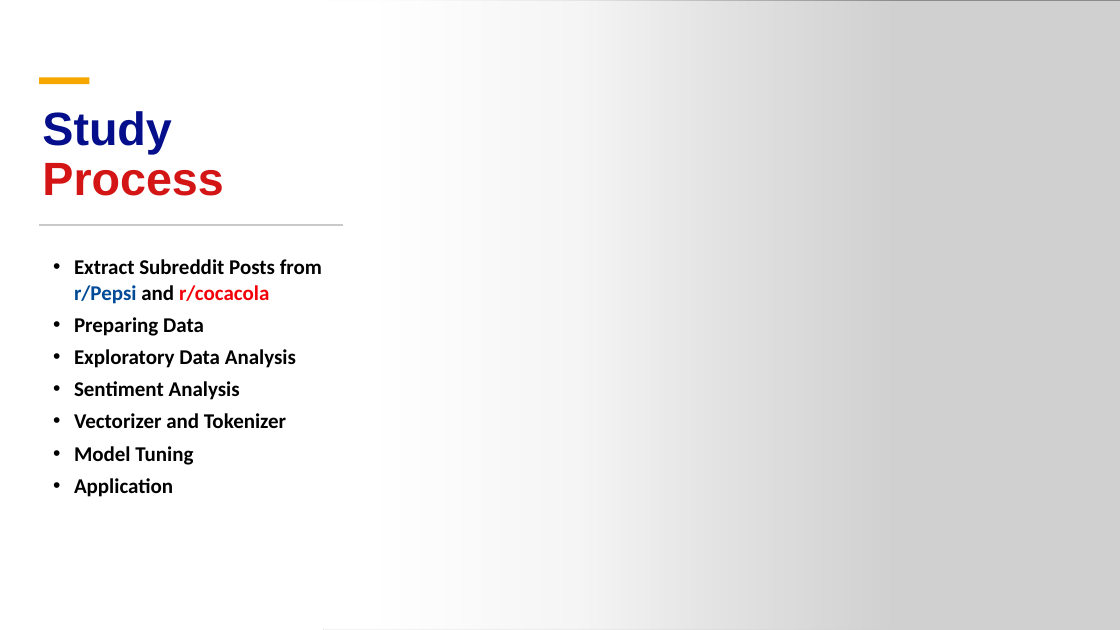
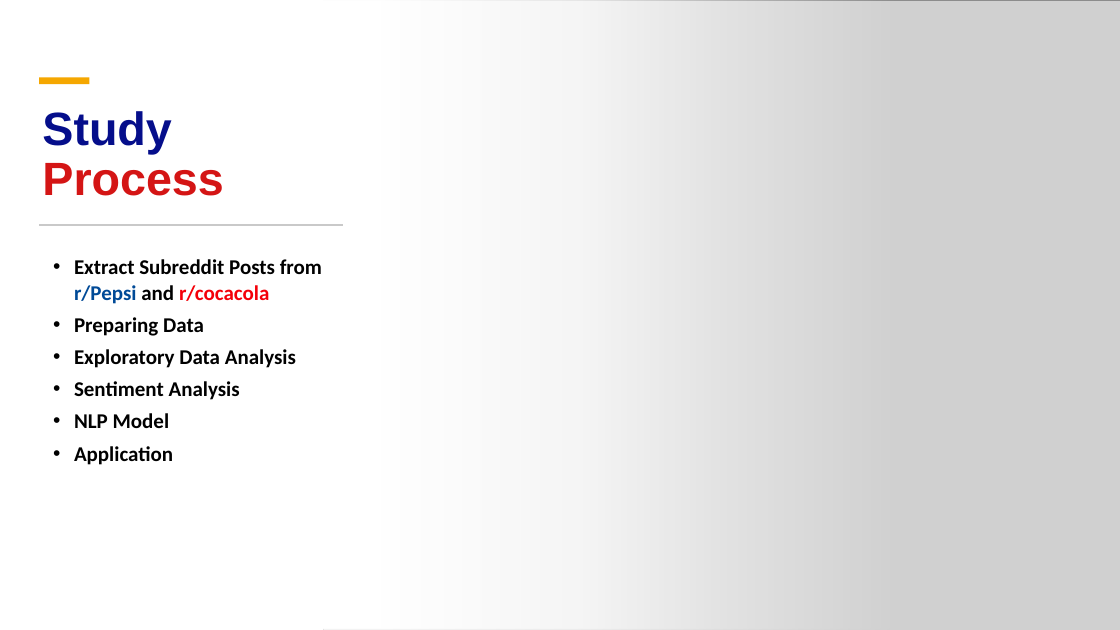
Before and after one commit to auttwitter/DSI-04, a slide deck: slide 2 of projects/project_3/Presentation.pptx. Drawn at 1120x630 pixels with LibreOffice and Linux fonts; fonts in the diff are those of the drawing; grey boxes stand for pictures. Boxes give left, top, right and bottom in pixels: in the first picture for what was removed or moved away, otherwise in the second. Text is boxed around its words. In the diff, an @@ line names an element or a change of style, - is before the commit and + after.

```diff
--- a/projects/project_3/Presentation.pptx
+++ b/projects/project_3/Presentation.pptx
@@ text at <box>74,413,170,428</box>: text changed @@
-• Vectorizer and Tokenizer
-• Model Tuning
+• NLP Model
```
Also in this commit, not shown: 3 other slides changed, 2 slides added, 1 slide removed.
